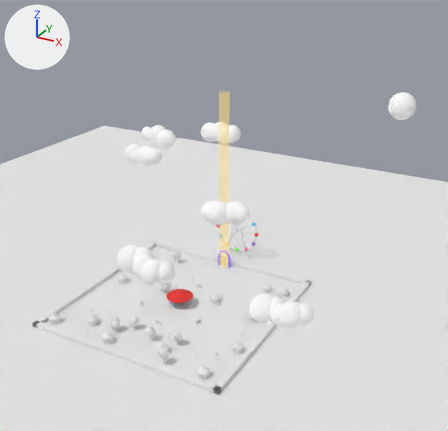
Before and after pictures for a commit that changed the glTF model godot/models/levels/05-funfair.glb.
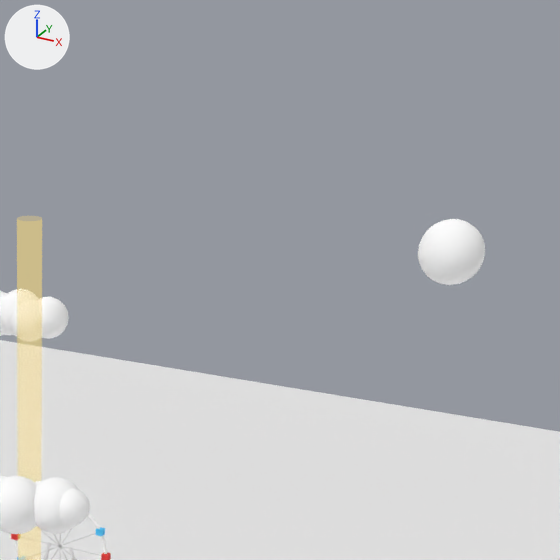
Old and new are each drawn whole from a camera (50 mm lens) standing at (121.0, -183.0, 135.0) and looking at (14.0, 12.0, 38.0) and again close up on the part from 47% to 100% of the width and 0% to 55% of the height. The axes (+X, +Y, +Z) are drawn at upper left. The lights are the same throughout. The first two pictures are the older version. Where no turn or scale is listed for an object, it has been applied to the vertices.

In view in the first close-up: 'beam', 'big (lit, no shadow)', 'square -1,-4 (glow, no shadow)', 'square -2,-4 (glow, no shadow)', 'square 0,-1 (glow, no shadow)', 'square 1,-1 (glow, no shadow)', 'square 3,-5 (glow, no fog, no shadow)' and 6 more.
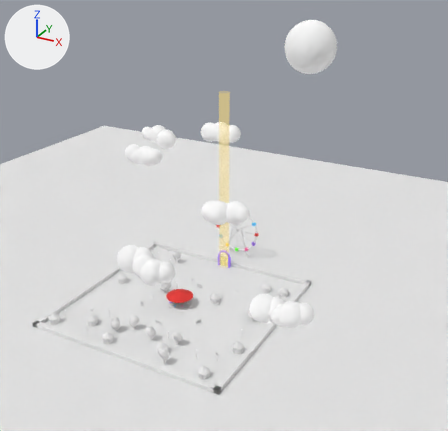
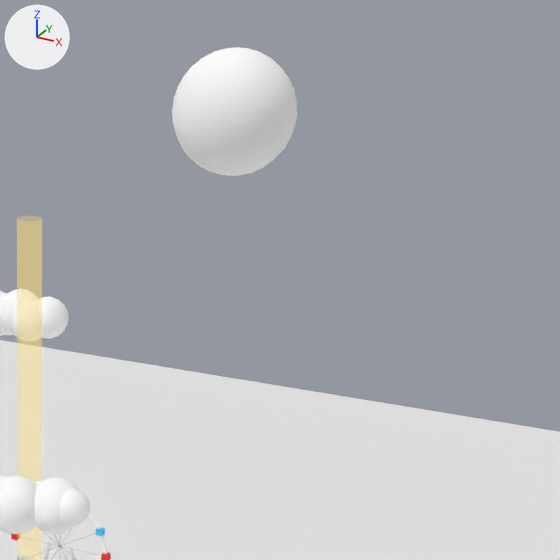
What differs and where, as boxes [x1, y1, x2, y2] in the close-ups (560 x 560 px):
'square 3,2 (glow, no fog, no shadow)', added: after [172, 47, 297, 176]
'square 3,-5 (glow, no fog, no shadow)', deleted: before [418, 219, 485, 285]

The change, as a diff of the scene's bpy script:
```diff
--- a/godot/models/levels/05-funfair.glb.py
+++ b/godot/models/levels/05-funfair.glb.py
@@ me_mesh_54_1 @@
+me_mesh_54_1.from_pydata(...)  # a UV sphere (20 segments, 16 rings, poles along z) spanning x 62.13..74.13, y -51.42..-39.42, z 107.55..119.55
+me_mesh_54_1.materials.append(mat_glow__no_fog__no_shadow)  # its picture is missing
@@ ob_square_3__5__glow__no_fog__no_shadow @@
-ob_square_3__5__glow__no_fog__no_shadow = bpy.data.objects.new('square 3,-5 (glow, no fog, no shadow)', me_mesh_54)
-ob_square_3__5__glow__no_fog__no_shadow.location = (0.0, 0.0, 0.0)
@@ ob_square_3_2__glow__no_fog__no_shadow @@
+ob_square_3_2__glow__no_fog__no_shadow = bpy.data.objects.new('square 3,2 (glow, no fog, no shadow)', me_mesh_54_1)
+ob_square_3_2__glow__no_fog__no_shadow.location = (0.0, 0.0, 0.0)
```
